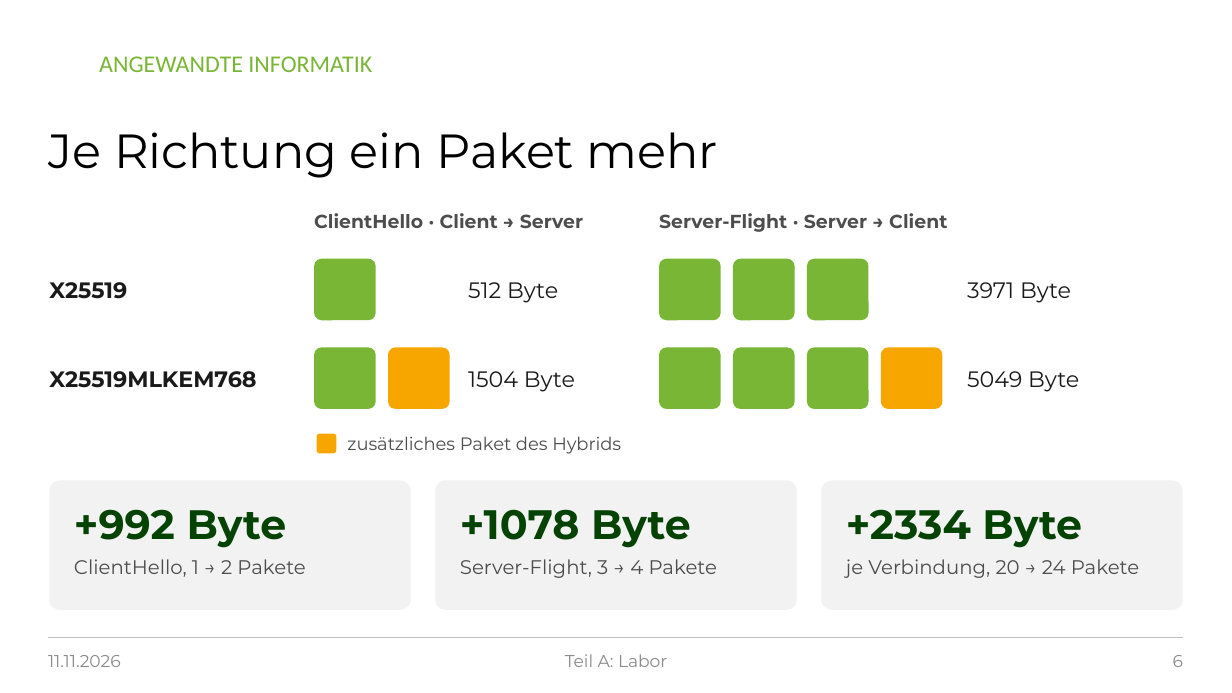
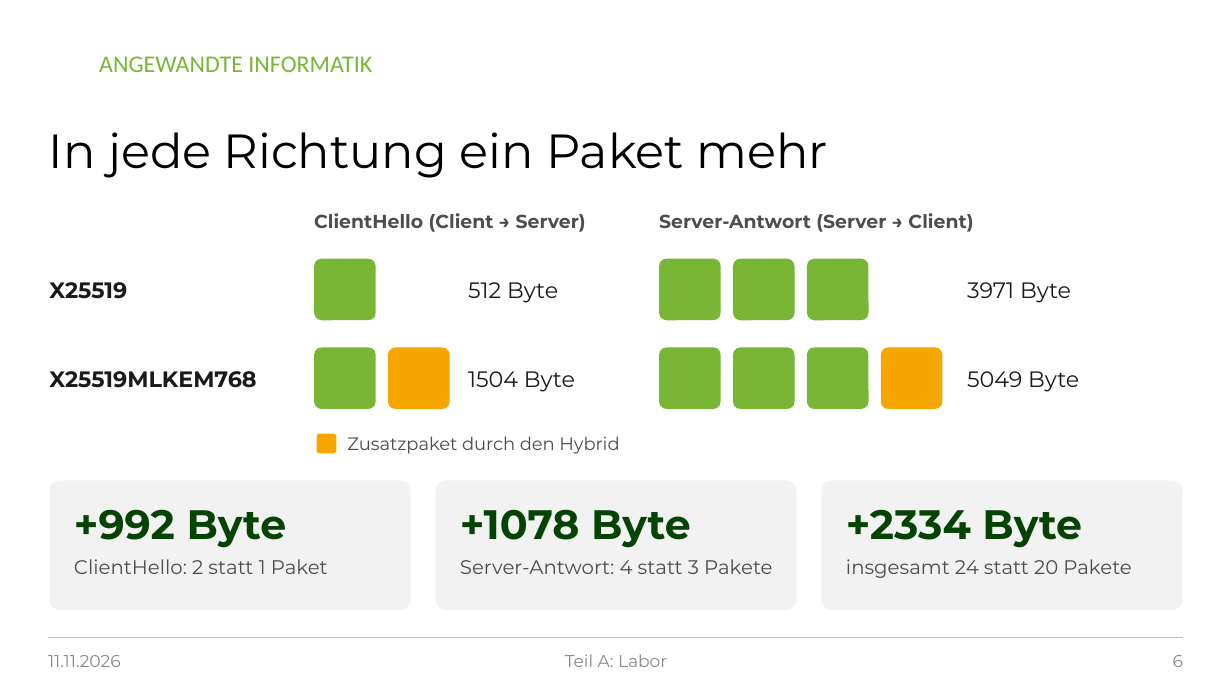
Before and after one commit to raphi98/singer-postquantum-experiment, a slide deck: slide 6 of praesentation/PQ-TLS_Praesentation_2026-11-11.pptx. Drawn at 1232x693 pixels with LibreOffice and Linux fonts; fonts in the diff are those of the drawing; background and template pictures are left out. Boxes give left, top, right and bottom in pixels: in the first picture for what was removed or moved away, otherwise in the second. Text is boxed around its words. In the diff, an @@ line names an element or a change of style, - is before the commit and + after.

```diff
--- a/praesentation/PQ-TLS_Praesentation_2026-11-11.pptx
+++ b/praesentation/PQ-TLS_Praesentation_2026-11-11.pptx
@@ title at (49, 132, 828, 178): text changed @@
-Je Richtung ein Paket mehr
+In jede Richtung ein Paket mehr
@@ text at (314, 213, 586, 232): text changed @@
-ClientHello · Client → Server
+ClientHello (Client → Server)
@@ text at (659, 213, 973, 232): text changed @@
-Server-Flight · Server → Client
+Server-Antwort (Server → Client)
@@ text at (347, 436, 619, 454): text changed @@
-zusätzliches Paket des Hybrids
+Zusatzpaket durch den Hybrid
@@ text at (74, 559, 328, 574): text changed @@
-ClientHello, 1 → 2 Pakete
+ClientHello: 2 statt 1 Paket
@@ text at (460, 559, 772, 574): text changed @@
-Server-Flight, 3 → 4 Pakete
+Server-Antwort: 4 statt 3 Pakete
@@ text at (846, 559, 1131, 578): text changed @@
-je Verbindung, 20 → 24 Pakete
+insgesamt 24 statt 20 Pakete
```
Also in this commit, not shown: 22 other slides changed, 2 other files.
